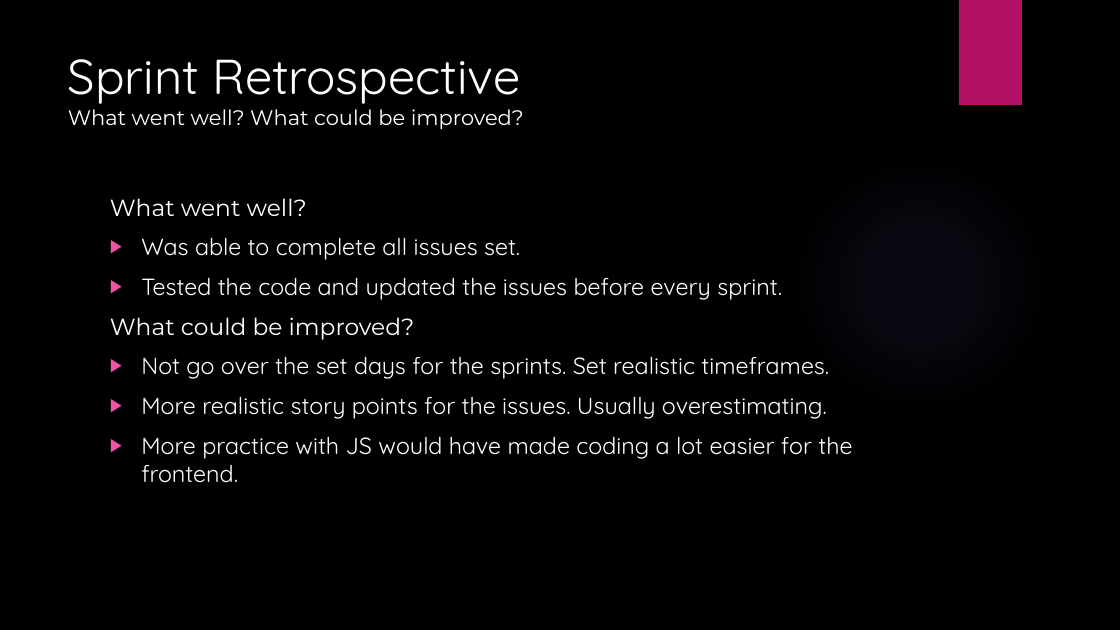
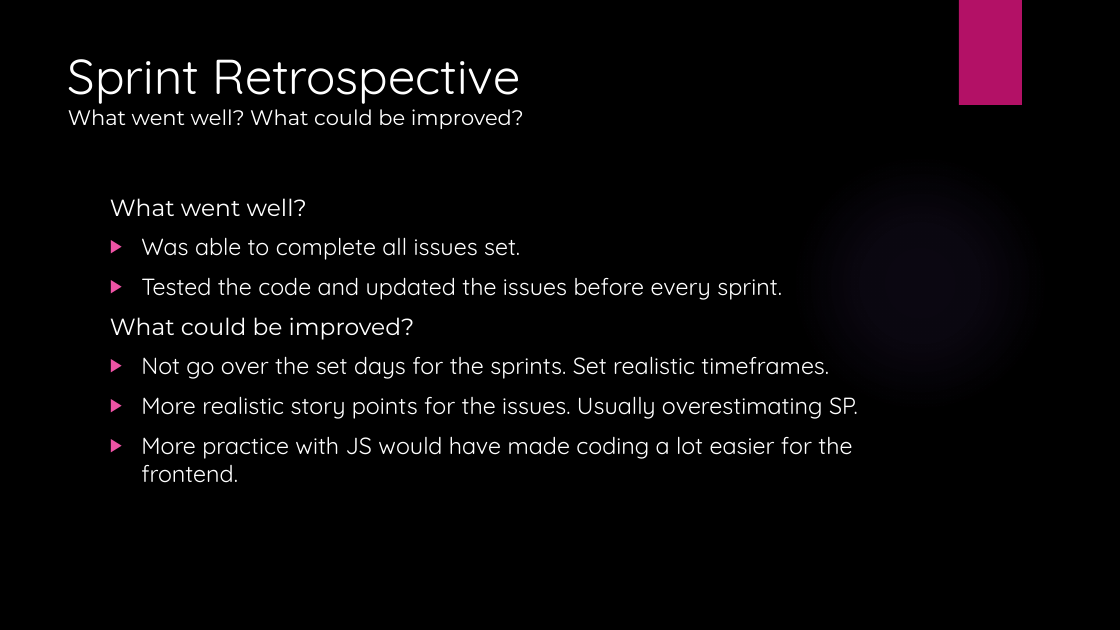
Before and after one commit to ashkl/HWA-CarModTracker, a slide deck: slide 9 of Documentation/HWA Project.pptx (slide 8 before the commit). Drawn at 1120x630 pixels with LibreOffice and Linux fonts; fonts in the diff are those of the drawing; background and template pictures are left out. Boxes give left, top, right and bottom in pixels: in the first picture for what was removed or moved away, otherwise in the second. Text is boxed around its words. In the diff, an @@ line names an element or a change of style, - is before the commit and + after.

```diff
--- a/Documentation/HWA Project.pptx
+++ b/Documentation/HWA Project.pptx
@@ text at (141,396,858,419): text changed @@
-▶ More realistic story points for the issues. Usually overestimating.
+▶ More realistic story points for the issues. Usually overestimating SP.
```
Also in this commit, not shown: 3 other slides changed, 1 slide added, 15 other files.
